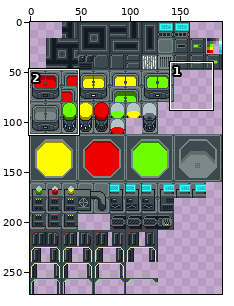
File history of a sprite sheet, TFG/Assets/Sprites/industrial-sprite-sheet-DeadEnd-LMZ.png. Above, an overview of the earlier version with the close-up marked.
Close-up. Before the commit:
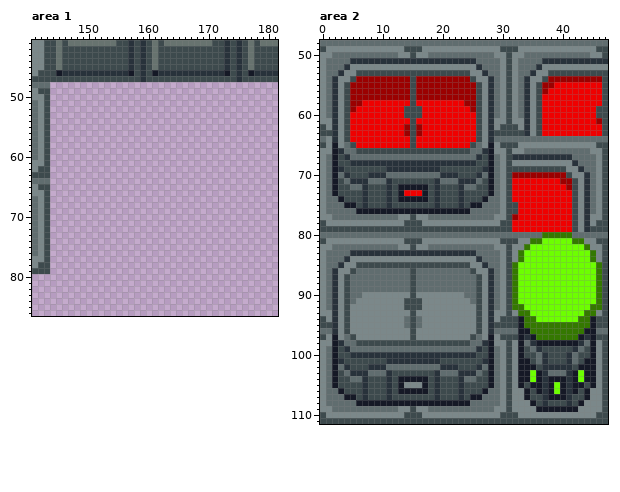
The file is 192x272 pixels. Shown: area 1: x 141..181, y 41..86; area 2: x 0..47, y 48..111.
The result:
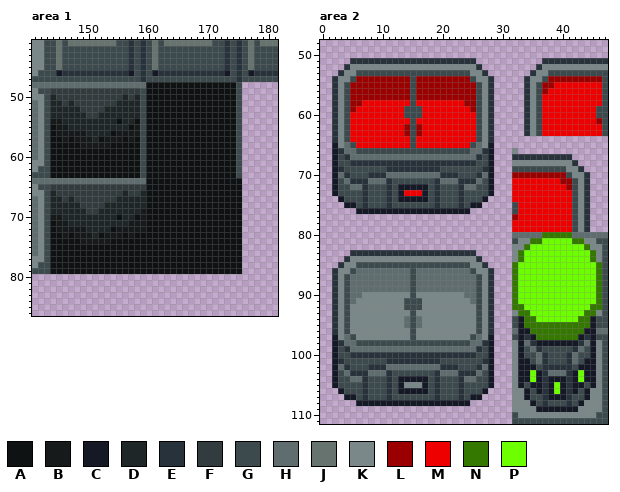
Palette (. is transparent): A #0f1213  B #161a1b  C #151926  D #1f2627  E #28323b  F #323c3e  G #3d4a4d  H #606d6f  J #67736f  K #7b888a  L #9b0000  M #ef0000  N #347800  P #6dff00
Difference:
Changed rows in their new state; - is an unchanged pixel.
Area 1:
first column x 144:
48 HHHHHHHHHHHHHHHHAAAAAAAAAAAAAAAG
49 FFFFFFFFFFFFFFFGAAAAAAAAAAAAAAAG
50 DFFFFFFFFFFFDFDGAAAAAAAAAAAAAAAG
51 DDFDFFFFFFFDDDDGAAAAAAAAAAAAAAAG
52 DDDDDFFFFDDDDDDGAAAAAAAAAAAAAAAG
53 DDDDDDFFDDDDDDDGAAAAAAAAAAAAAAAG
54 BBDDDDDDDDDADDAGAAAAAAAAAAAAAAAG
55 ABBDDDDDDDDDDABGAAAAAAAAAAAAAAAG
56 ABBBBBDDDDABBBBGAAAAAAAAAAAAAAAG
57 AABABBBDABBBABAGAAAAAAAAAAAAAAAG
58 AAAAABBBBBAAAAAGAAAAAAAAAAAAAAAG
59 AAAAAAAAAAAAAAAGAAAAAAAAAAAAAAAG
60 AAAAAAAAAAAAAAAGAAAAAAAAAAAAAAAG
61 AAAAAAAAAAAAAAAGAAAAAAAAAAAAAAAG
62 AAAAAAAAAAAAAAAGAAAAAAAAAAAAAAAG
63 AAAAAAAAAAAAAAAGAAAAAAAAAAAAAAAG
64 HHHHHHHHHHHHHHHHAAAAAAAAAAAAAAAA
65 FFFFFFFFFFFFFFFFAAAAAAAAAAAAAAAA
66 DFFFFFFFFFFFDFFDAAAAAAAAAAAAAAAA
67 DDFDFFFFFFFDDDDDAAAAAAAAAAAAAAAA
68 DDDDDFFFFDDDDDDDAAAAAAAAAAAAAAAA
69 DDDDDDFFDDDDDDDBAAAAAAAAAAAAAAAA
70 BBDDDDDDDDDADDABAAAAAAAAAAAAAAAA
71 ABBDDDDDDDDDDBBBAAAAAAAAAAAAAAAA
72 ABBBBBDDDDABBBBBAAAAAAAAAAAAAAAA
73 AABABBBDABBBABAAAAAAAAAAAAAAAAAA
74 AAAAABBBBBAAAAAAAAAAAAAAAAAAAAAA
75 AAAAAAAAAAAAAAAAAAAAAAAAAAAAAAAA
76 AAAAAAAAAAAAAAAAAAAAAAAAAAAAAAAA
77 AAAAAAAAAAAAAAAAAAAAAAAAAAAAAAAA
78 AAAAAAAAAAAAAAAAAAAAAAAAAAAAAAAA
79 AAAAAAAAAAAAAAAAAAAAAAAAAAAAAAAA
Area 2:
first column x 0:
 48 ................................................
 49 ................................................
 50 ................................................
 51 .....---------------------...........-----------
 52 ....-----------------------.........------------
 53 ...-------------------------.......-------------
 54 ..---------------------------.....--------------
 55 ..---------------------------.....--------------
 56 ..---------------------------.....--------------
 57 ..---------------------------.....--------------
 58 ..---------------------------.....--------------
 59 ..---------------------------.....--------------
 60 ..---------------------------.....--------------
 61 ..---------------------------.....--------------
 62 ..---------------------------.....--------------
 63 ..---------------------------.....--------------
 64 ..---------------------------...................
 65 ..---------------------------...................
 66 ..---------------------------...-...............
 67 ..---------------------------...----------......
 68 ..---------------------------...-----------.....
 69 ..---------------------------...------------....
 70 ..---------------------------...-------------...
 71 ..---------------------------...-------------...
 72 ..---------------------------...-------------...
 73 ..---------------------------...-------------...
 74 ...-------------------------....-------------...
 75 ....-----------------------.....-------------...
 76 ......-------------------.......-------------...
 77 ................................-------------...
 78 ................................-------------...
 79 ................................-------------...
 80 ................................----------------
 81 ................................----------------
 82 ................................----------------
 83 .....---------------------......----------------
 84 ....-----------------------.....----------------
 85 ...-------------------------....----------------
 86 ..---------------------------...----------------
 87 ..---------------------------...----------------
 88 ..---------------------------...----------------
 89 ..---------------------------...----------------
 90 ..---------------------------...----------------
 91 ..---------------------------...----------------
 92 ..---------------------------...----------------
 93 ..---------------------------...----------------
 94 ..---------------------------...----------------
 95 ..---------------------------...----------------
 96 ..---------------------------...----------------
 97 ..---------------------------...----------------
 98 ..---------------------------...----------------
 99 ..---------------------------...----------------
100 ..---------------------------...----------------
101 ..---------------------------...----------------
102 ..---------------------------...----------------
103 ..---------------------------...----------------
104 ..---------------------------...----------------
105 ..---------------------------...----------------
106 ...-------------------------....----------------
107 ....-----------------------.....----------------
108 ......-------------------.......----------------
109 ................................----------------
110 ................................----------------
111 ................................----------------
Boxes around the changes in both close-ups, in picture pixels (x1, y1, x2, y2):
added: (50, 82, 242, 274)
erased: (320, 40, 608, 424)
